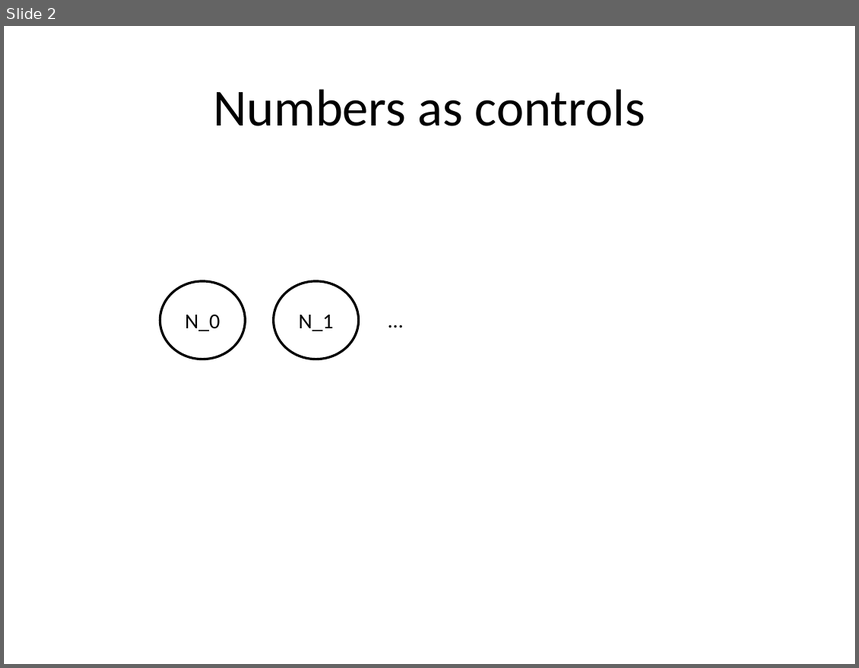
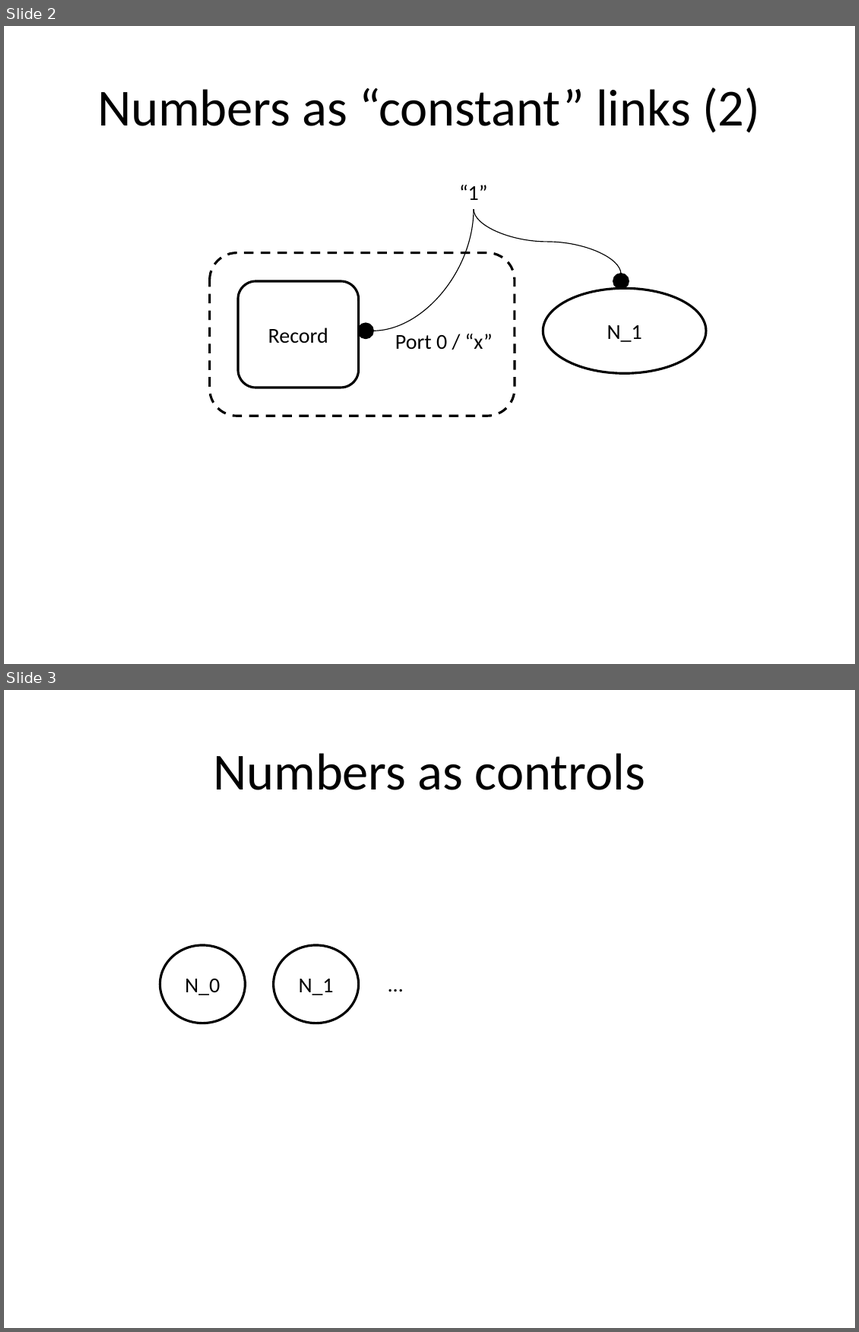
Before and after one commit to cgreenhalgh/bigraphspace, a slide deck: bigraphspace/docs/images/Cookbook_diagrams.pptx. Shown one above the other, each under a label of ours: slide 2 before the commit, slides 2 and 3 after it. The pictures are 859x668 and 859x1332 pixels, drawn with LibreOffice and Linux fonts; fonts in the diff are those of the drawing. Boxes give left, top, right and bottom in pixels: in the first picture for what was removed or moved away, otherwise in the second. Text is boxed around its words. In the diff, an @@ line names an element or a change of style, - is before the commit and + after.

```diff
--- a/bigraphspace/docs/images/Cookbook_diagrams.pptx
+++ b/bigraphspace/docs/images/Cookbook_diagrams.pptx
@@ slide 2 added at (x1=4, y1=26, x2=855, y2=664), background #FFFFFF @@
@@ title added at (x1=97, y1=88, x2=760, y2=133), 44 pt, text #000000 @@
+Numbers as “constant” links (2)
@@ text added at (x1=459, y1=185, x2=488, y2=200), 18 pt, text #000000 @@
+“1”
@@ curved line added from (373, 331) to (474, 209), #000000 0.75 pt @@
@@ curved line added from (621, 275) to (474, 209), #000000 0.75 pt @@
@@ rounded rectangle added at (x1=210, y1=253, x2=515, y2=417), outline #000000 2 pt dashed @@
@@ ellipse added at (x1=614, y1=275, x2=629, y2=289), fill #000000, outline #000000 2 pt @@
@@ rounded rectangle added at (x1=238, y1=281, x2=359, y2=388), fill #FFFFFF, outline #000000 2 pt, 18 pt, text #000000 @@
+Record
@@ ellipse added at (x1=543, y1=288, x2=706, y2=373), fill #FFFFFF, outline #000000 2 pt, 18 pt, text #000000 @@
+N_1
@@ ellipse added at (x1=359, y1=324, x2=373, y2=338), fill #000000, outline #000000 2 pt @@
@@ text added at (x1=395, y1=334, x2=493, y2=349), 18 pt, text #000000 @@
+Port 0 / “x”
@@ what was slide 2 is now slide 3 @@
```
Also in this commit, not shown: 1 slide changed, 5 other slides added, 9 other files.
